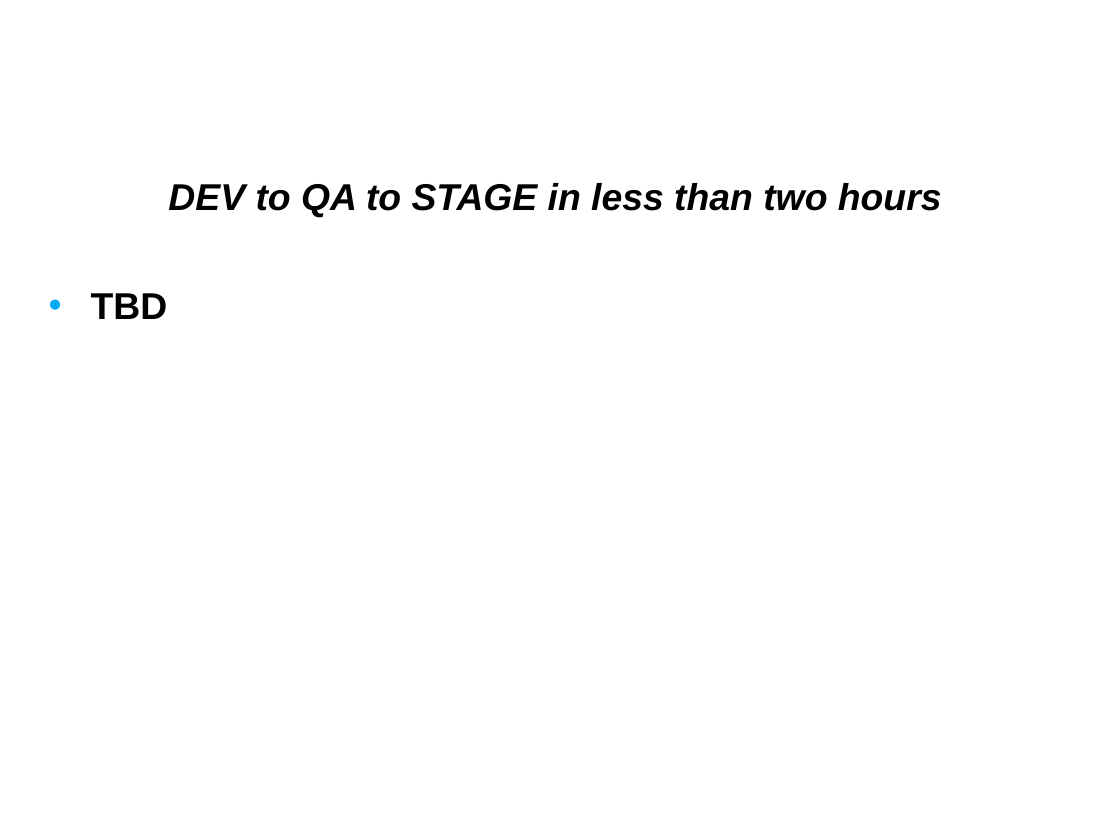
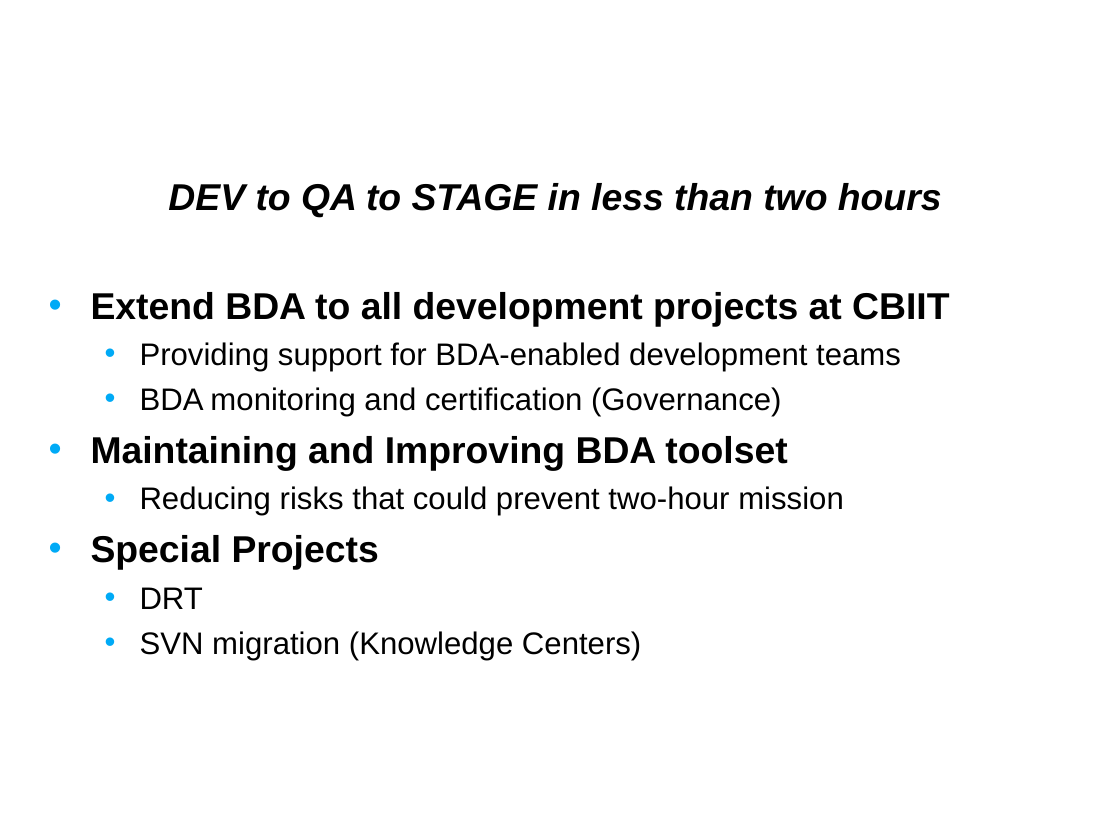
Before and after one commit to NCIP/automation, a slide deck: slide 2 of docs/presentations/bda-priorities-fy09q1.ppt. Drawn at 1120x840 pixels with LibreOffice and Linux fonts; fonts in the diff are those of the drawing; background and template pictures are left out. Boxes give left, top, right and bottom in pixels: in the first picture for what was removed or moved away, otherwise in the second. Text is boxed around its words. In the diff, an @@ line names an element or a change of style, - is before the commit and + after.

```diff
--- a/docs/presentations/bda-priorities-fy09q1.ppt
+++ b/docs/presentations/bda-priorities-fy09q1.ppt
@@ text at bbox=[91, 292, 949, 660]: text changed; size 24 to 20 pt; bold off @@
-• TBD
+• Extend BDA to all development projects at CBIIT
+  • Providing support for BDA-enabled development teams
+  • BDA monitoring and certification (Governance)
+• Maintaining and Improving BDA toolset
+  • Reducing risks that could prevent two-hour mission
+• Special Projects
+  • DRT
+  • SVN migration (Knowledge Centers)
```
Also in this commit, not shown: 2 other slides changed.
